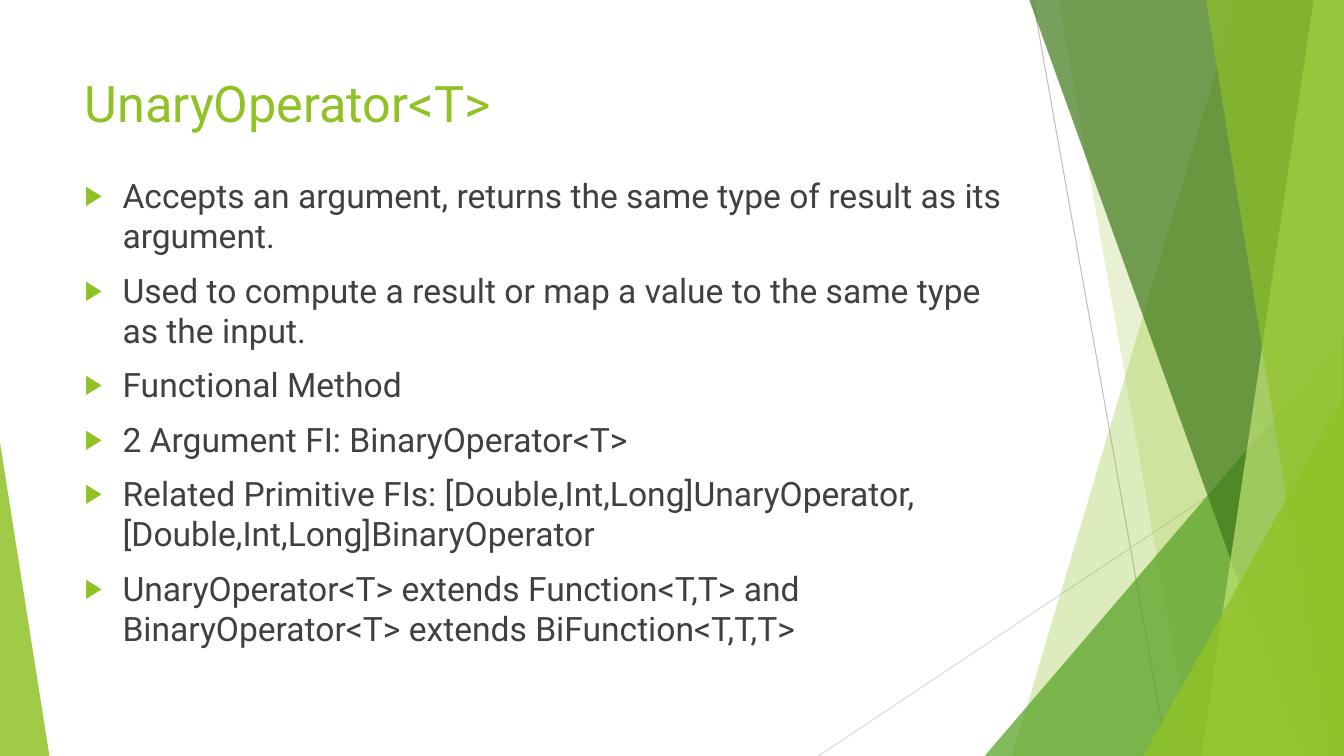
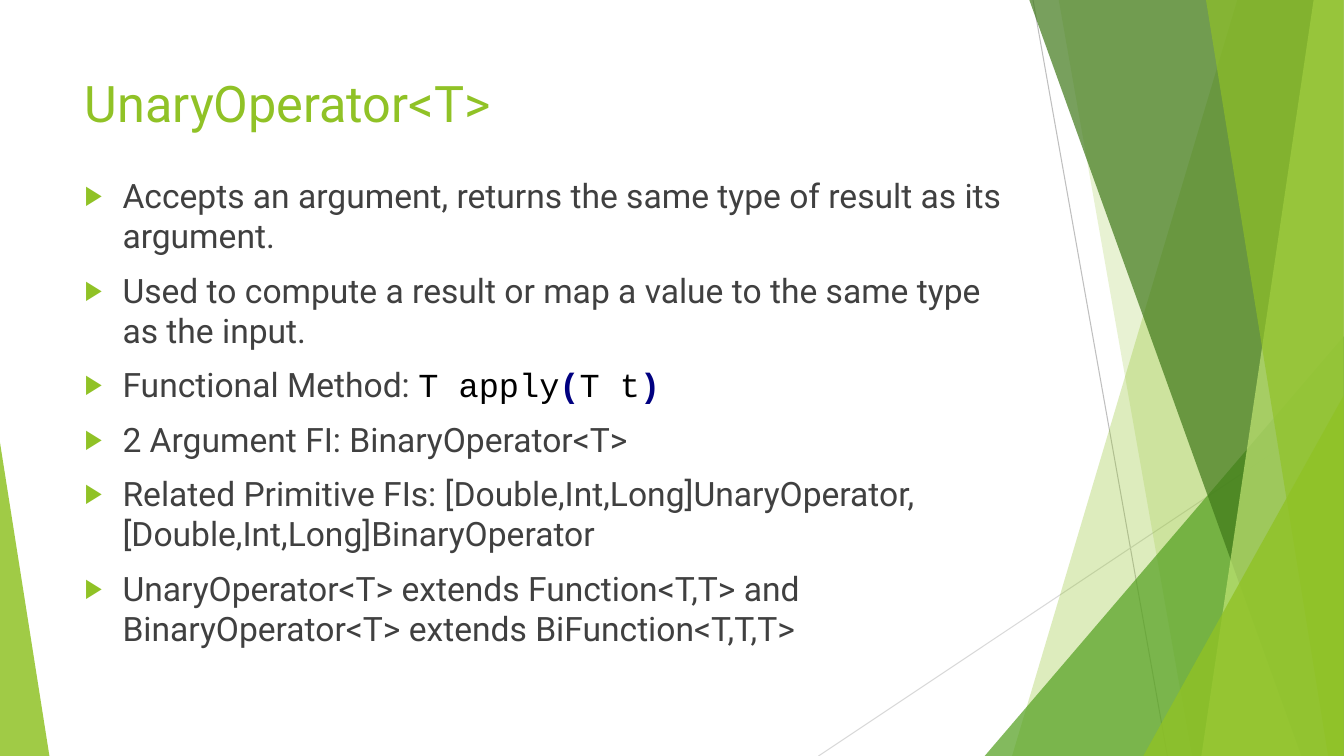
Before and after one commit to RichardRoda/2017-CodePaLOUsa-Lambda, a slide deck: slide 13 of Learning to Love the Lambda in the Stream.pptx. Drawn at 1344x756 pixels with LibreOffice and Linux fonts; fonts in the diff are those of the drawing. Boxes give left, top, right and bottom in pixels: in the first picture for what was removed or moved away, otherwise in the second. Text is boxed around its words. In the diff, an @@ line names an element or a change of style, - is before the commit and + after.

Commit message:
Clean up lambdas - consistently refer to single abstract method as functional method to be consistent with Oracle's Javadoc.  Add the Comparator as a key functional interface since it is used to control stream sorting.

```diff
--- a/Learning to Love the Lambda in the Stream.pptx
+++ b/Learning to Love the Lambda in the Stream.pptx
@@ text at [123, 372, 660, 404]: text changed @@
-▶ Functional Method
+▶ Functional Method: T apply(T t)
```
Also in this commit, not shown: 4 other slides changed, 1 slide added, 4 other files.
